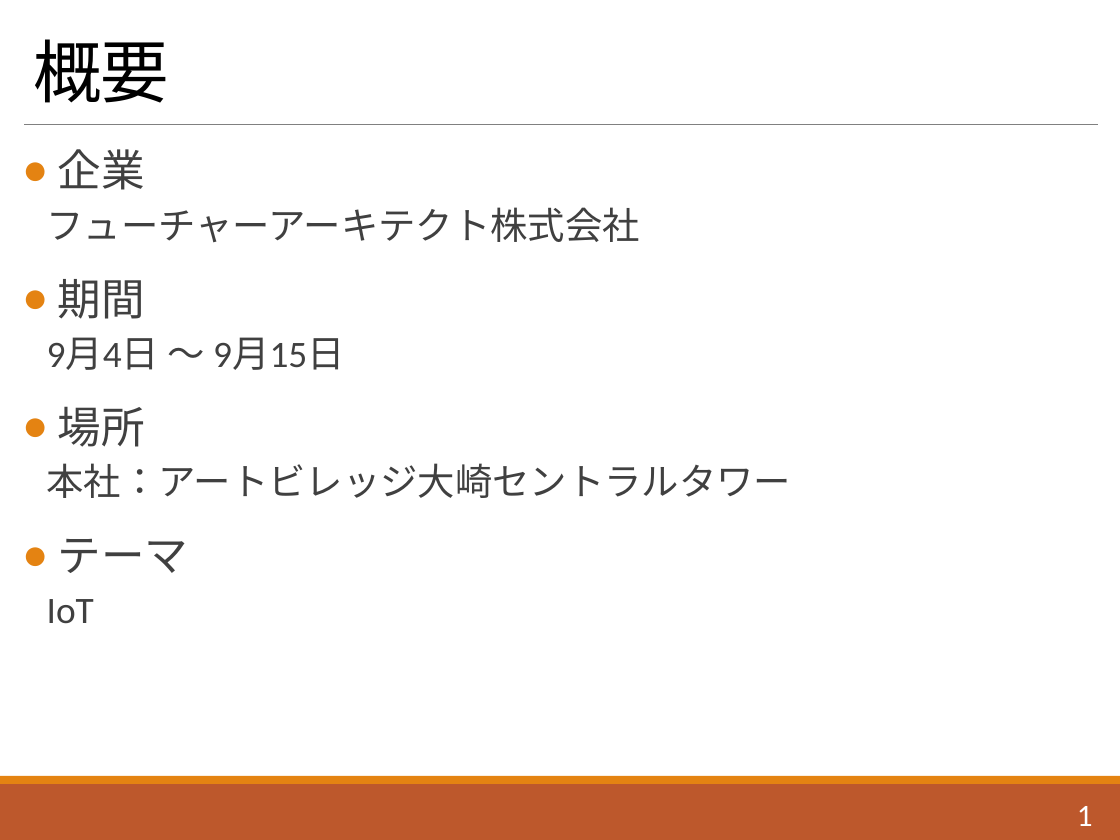
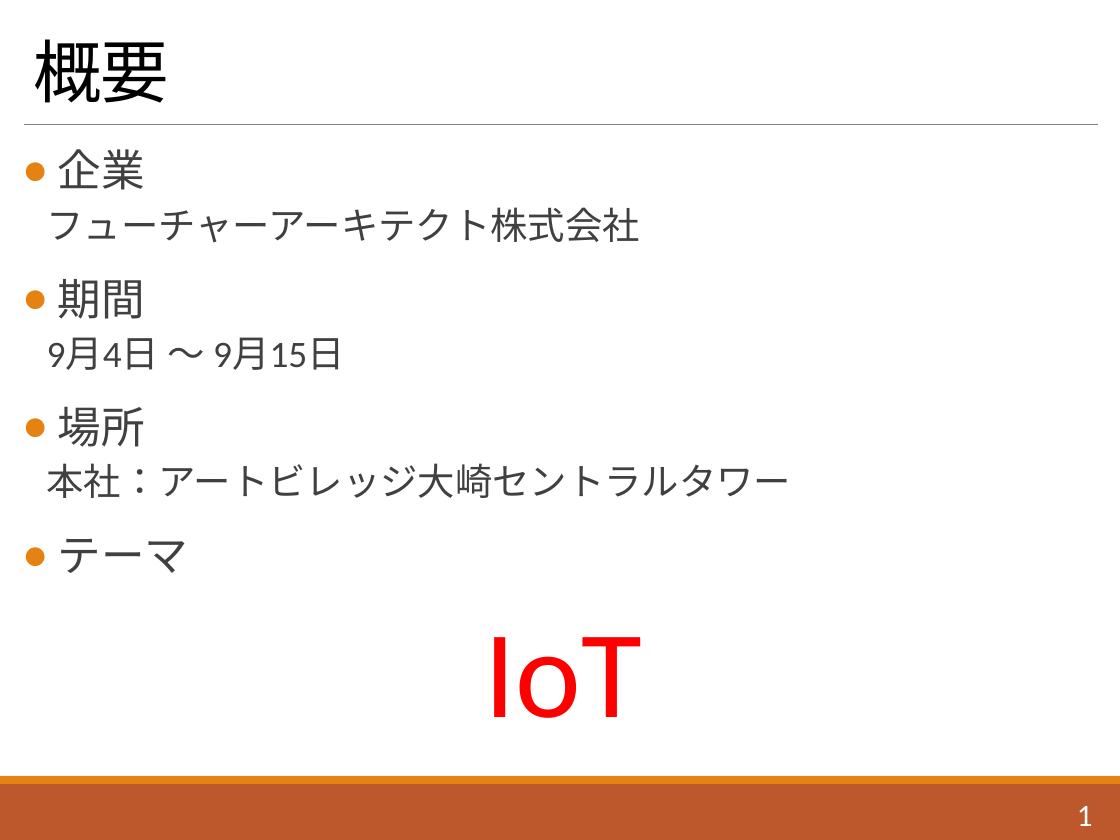
Before and after one commit to Saeki1120/Document, a slide deck: slide 2 of PBL/インターン報告会/インターン報告.pptx. Drawn at 1120x840 pixels with LibreOffice and Linux fonts; fonts in the diff are those of the drawing. Boxes give left, top, right and bottom in pixels: in the first picture for what was removed or moved away, otherwise in the second. Text is boxed around its words. In the diff, an @@ line names an element or a change of style, - is before the commit and + after.

```diff
--- a/PBL/インターン報告会/インターン報告.pptx
+++ b/PBL/インターン報告会/インターン報告.pptx
@@ text at (x1=47, y1=599, x2=94, y2=624): paragraph removed @@
-  IoT
@@ text added at (x1=484, y1=637, x2=641, y2=718), 80 pt, text #FF0000 @@
+IoT
```
Also in this commit, not shown: 3 other slides changed, 4 slides added.
